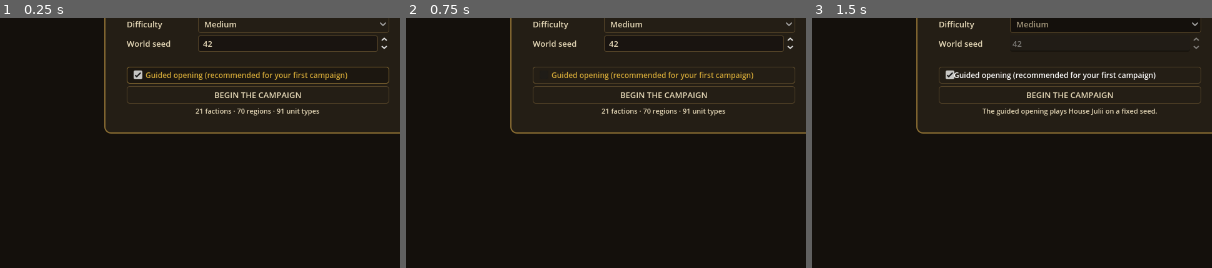
Above: before the commit, frames 1-3 (left to right).
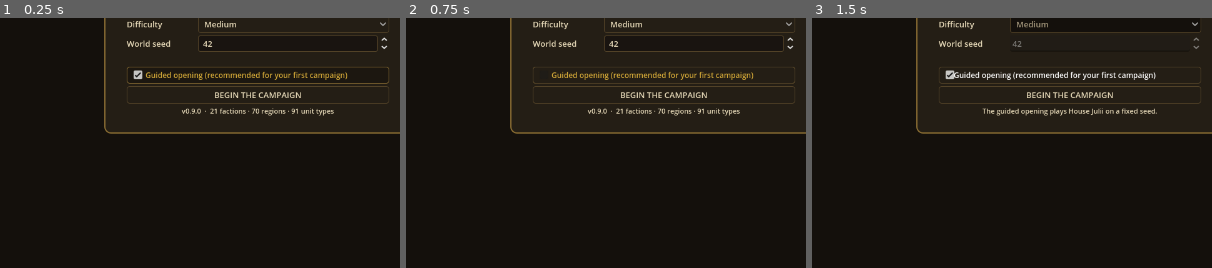
Above: after the commit, the same moments.

Repository: zhynek/Roman-War
Game: Godot game, scene res://src/ui/main.tscn
Two runs of this game, one before a commit and one after it. Both use one fixed random seed, a clock stepped at 60 frames per second and the inputs below.
Inputs:
- Up to frame 1 (0.25 s): no input
- Up to frame 2 (0.75 s): click "Guided opening (recommended f…" at 0.5 s
- Up to frame 3 (1.5 s): click "Guided opening (recommended f…" at 1.25 s
The pictures show only the part of the screen within x 18-68%, y 50-100%; the shares and areas given below are measured in that part.

The runs differ from the first frame. In frame 1, 0.5% of the frame differs, in the area x 45-84%, y 36-40%; in frame 2, 0.5%; in frame 3, nothing differs.

Commit message:
Stamp the build version on the start menu
A stale copy of the .app is otherwise indistinguishable from the current one
until you go hunting for a button that is not there. The status line now
reads 'v0.9.0 · 21 factions · 70 regions · 91 unit types'.

Diff:
--- a/src/ui/main.gd
+++ b/src/ui/main.gd
@@ -40,8 +40,7 @@
 		difficulty_options.add_item(difficulty.capitalize().replace("_", " "))
 	difficulty_options.selected = 1
 
-	status_label.text = "%d factions · %d regions · %d unit types" \
-		% [_data.factions.size(), _data.regions.size(), _data.units.size()]
+	status_label.text = _status_line()
 
 
 func _decorate_menu() -> void:
@@ -96,6 +95,13 @@
 	menu.move_child(_guided_check, start_button.get_index())
 
 
+func _status_line() -> String:
+	## The version is on screen so a stale copy of the app is obvious at a glance.
+	return "v%s  ·  %d factions · %d regions · %d unit types" \
+		% [AdvisorConfig.GAME_VERSION, _data.factions.size(), _data.regions.size(),
+			_data.units.size()]
+
+
 func _on_guided_toggled(pressed: bool) -> void:
 	## The walkthrough plays a fixed opening so its script matches the world.
 	faction_options.disabled = pressed
@@ -104,8 +110,7 @@
 	if pressed:
 		status_label.text = "The guided opening plays House Julii on a fixed seed."
 	elif _data != null:
-		status_label.text = "%d factions · %d regions · %d unit types" \
-			% [_data.factions.size(), _data.regions.size(), _data.units.size()]
+		status_label.text = _status_line()
 
 
 func _on_start_pressed() -> void:
